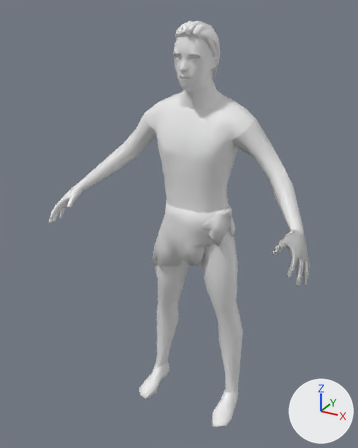
Two versions of the glTF model content/meshes/Human_Male.glb, one commit apart.
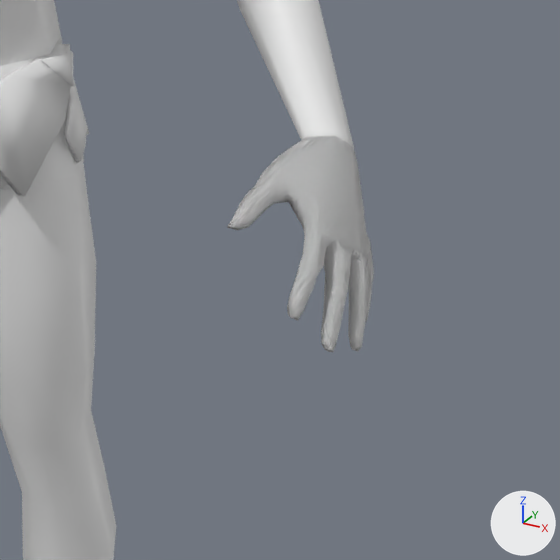
Each version is shown whole from a camera (50 mm lens) standing at (0.895, -1.819, 1.81) and looking at (-0.039, -0.122, 0.962), then close up on the part from 59% to 100% of the width and 44% to 76% of the height. Every picture has the same lights, and +X, +Y and +Z are marked at lower right. Vertices at the same position are counted once.

The first close-up shows 'Male_Hips', 'Male_LeftArm', 'Male_LeftLeg', 'Male_Torso', 'Rags.Male_Hips'.
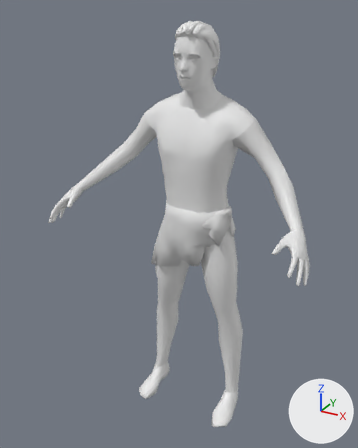
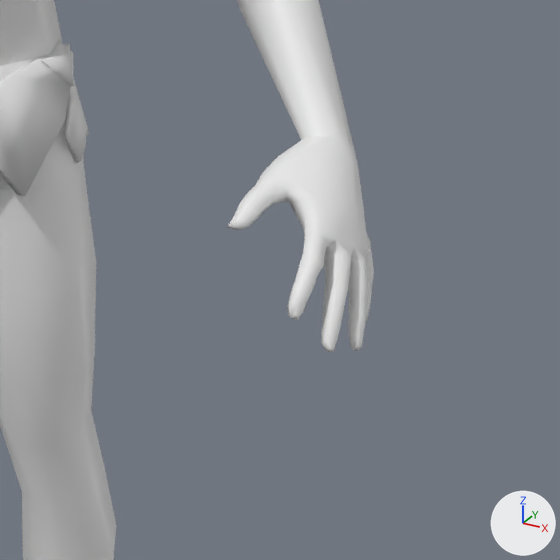
What the commit changed:
me_male1591_007 is used by ob_male_leftarm; location (0.0, 0.0, 0.0).
me_male1591_007 had 304 vertices, 598 faces and spanned x 0.169..0.568, y -0.384..0.037, z 0.935..1.411.
me_male1591_007 now has 40 vertices, 64 faces and spans x 0.169..0.514, y -0.229..0.037, z 1.05..1.411.
Part 1, on me_male1591_007:
264 vertices are removed from x 0.441..0.568, y -0.384..-0.199, z 0.935..1.087.
534 faces are deleted.

Changed parts and their boxes [x1, y1, x2, y2] in the close-ups (560 x 560 px):
'Male_LeftArm', reshaped: before [227, 0, 374, 352]; after [237, 0, 354, 148]
part 1 of me_male1591_007, deleted: before [227, 135, 374, 352]
'Male_LeftHand', unchanged, uncovered by the edit: after [227, 135, 374, 352]
